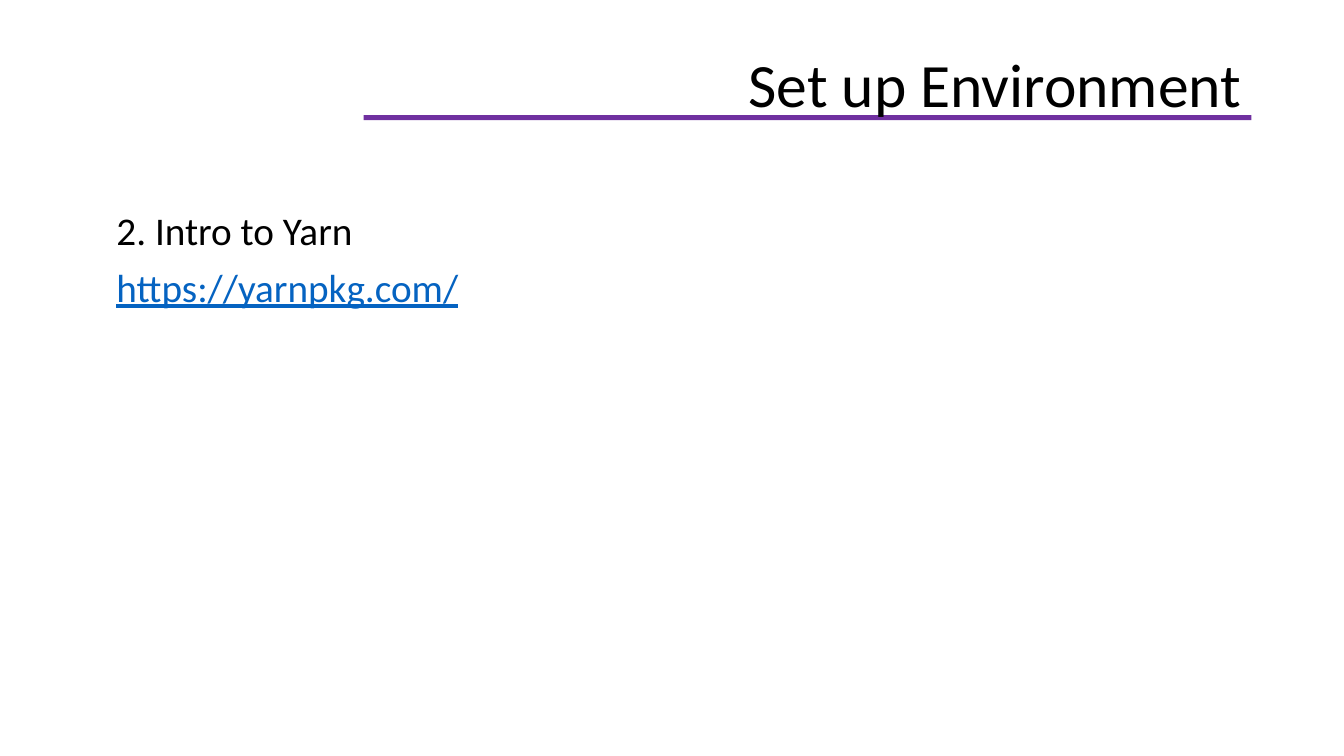
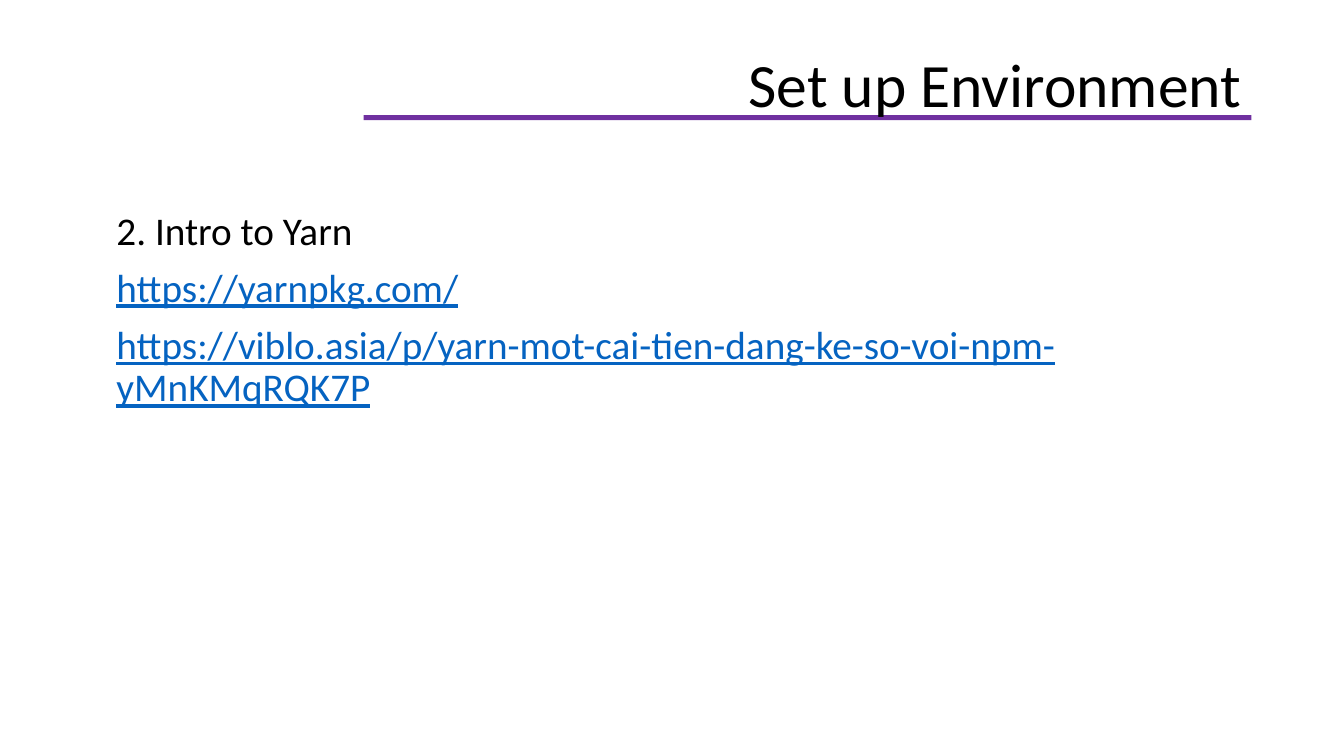
Before and after one commit to helenhash/angular-training, a slide deck: slide 11 of docs/Angular Training.pptx (slide 12 before the commit). Drawn at 1344x756 pixels with LibreOffice and Linux fonts; fonts in the diff are those of the drawing; background and template pictures are left out. Boxes give left, top, right and bottom in pixels: in the first picture for what was removed or moved away, otherwise in the second. Text is boxed around its words. In the diff, an @@ line names an element or a change of style, - is before the commit and + after.

```diff
--- a/docs/Angular Training.pptx
+++ b/docs/Angular Training.pptx
@@ text at bbox=[116, 331, 1054, 408]: paragraph added @@
+https://viblo.asia/p/yarn-mot-cai-tien-dang-ke-so-voi-npm-yMnKMqRQK7P
```
Also in this commit, not shown: 43 other slides changed, 9 slides added, 9 slides removed, 18 other files.
